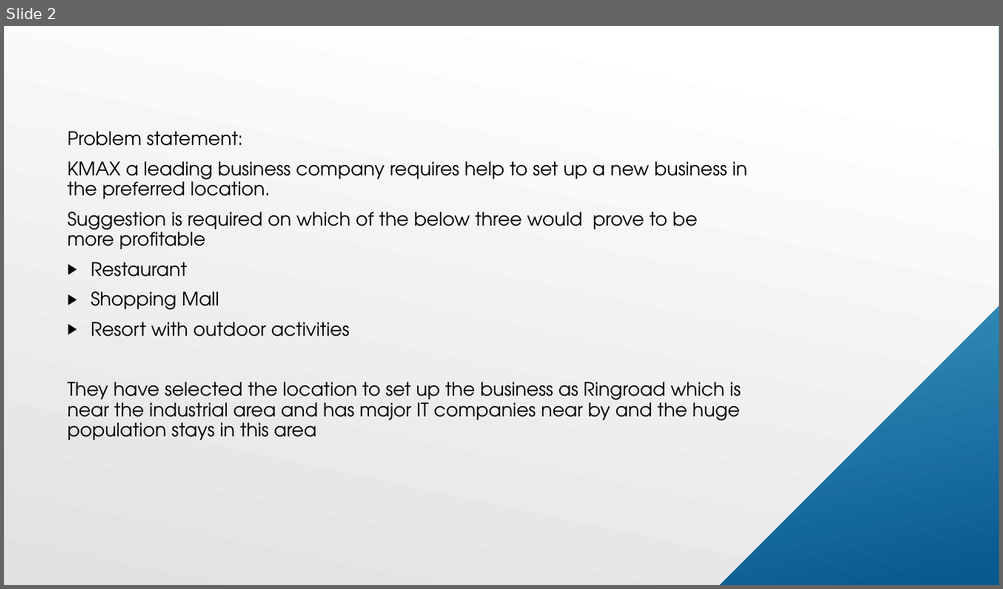
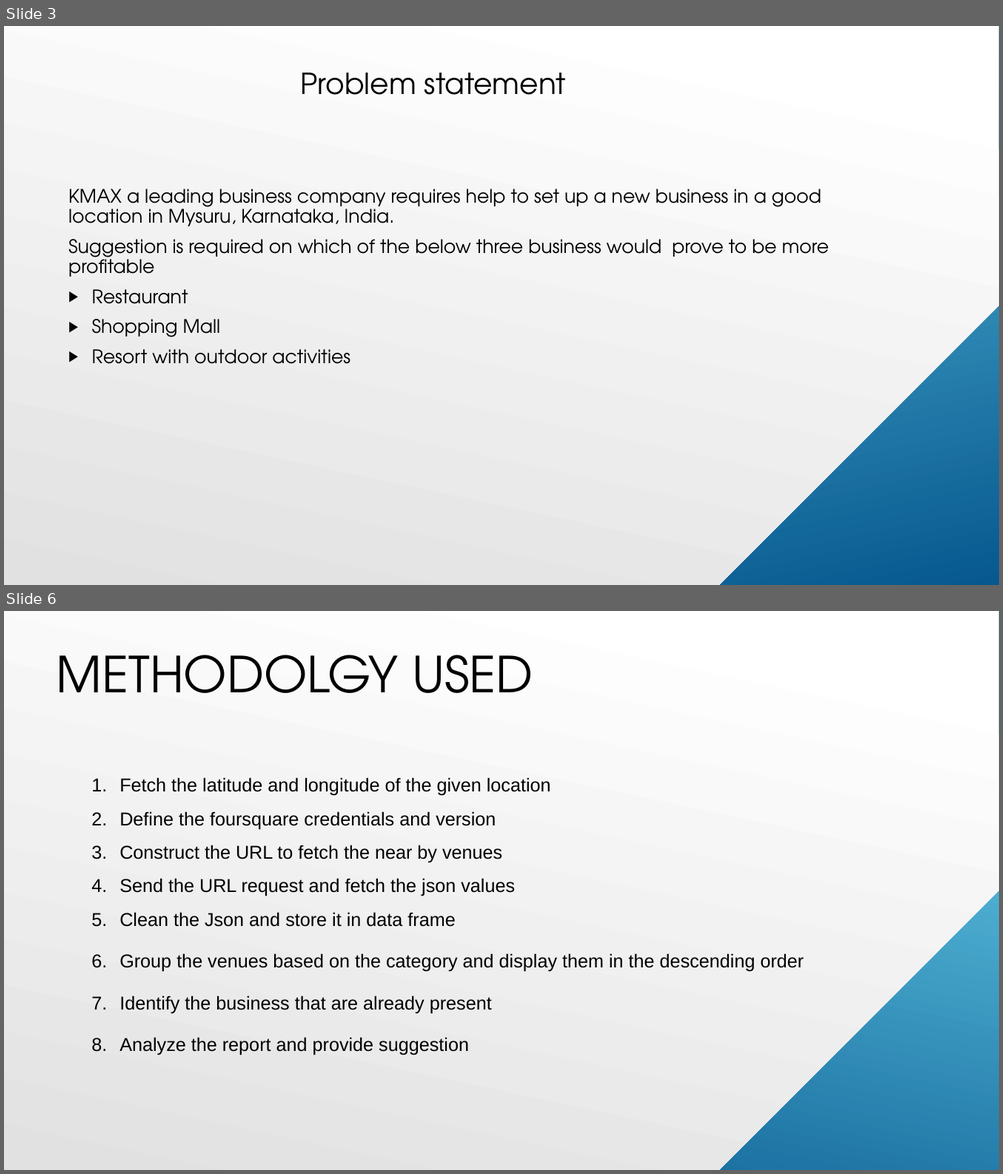
Before and after one commit to kaarthikha/Learn, a slide deck: Predict THE PROJECT.pptx. Shown one above the other, each under a label of ours: slide 2 before the commit, slides 3 and 6 after it; the slides between them are not shown. The pictures are 1003x589 and 1003x1174 pixels, drawn with LibreOffice and Linux fonts; fonts in the diff are those of the drawing. Boxes give left, top, right and bottom in pixels: in the first picture for what was removed or moved away, otherwise in the second. Text is boxed around its words. In the diff, an @@ line names an element or a change of style, - is before the commit and + after.

```diff
--- a/Predict THE PROJECT.pptx
+++ b/Predict THE PROJECT.pptx
@@ slide 6 added at bbox=[4, 611, 999, 1170], background gradient #FFFFFF to #E1E1E1; not listed: 5 template elements that a slide beside it also shows @@
@@ rectangle added at bbox=[4, 611, 999, 1170], fill gradient #6ED2EB to #06588E @@
@@ snip rect added at bbox=[4, 611, 999, 1170], fill gradient #FFFFFF to #E1E1E1 @@
@@ line added from (999, 618) to (503, 1115), #000000 1 pt @@
@@ line added from (999, 629) to (595, 1034), #000000 1 pt @@
@@ line added from (999, 614) to (603, 1009), #000000 2.5 pt @@
@@ line added from (986, 612) to (675, 923), #000000 1 pt @@
@@ text added at bbox=[57, 655, 532, 693], 48 pt, text #000000 @@
+METHODOLGY USED
@@ line added from (999, 661) to (644, 1015), #000000 2.5 pt @@
@@ text added at bbox=[119, 777, 804, 1056], 18 pt, text #000000 @@
+1. Fetch the latitude and longitude of the given location
+2. Define the foursquare credentials and version
+3. Construct the URL to fetch the near by venues
+4. Send the URL request and fetch the json values
+5. Clean the Json and store it in data frame
+6. Group the venues based on the category and display them in the descending order
+7. Identify the business that are already present
+8. Analyze the report and provide suggestion
@@ what was slide 2 is now slide 3 @@
@@ slide 3 changed as well @@
@@ text "KMAX a leading business company ...": place and size @@
-text "KMAX a leading business company ..." at bbox=[68, 131, 747, 440]
+text "KMAX a leading business company ..." at bbox=[68, 189, 828, 364]
@@ text added at bbox=[301, 73, 566, 95], 28 pt, text #000000 @@
+Problem statement
@@ text at bbox=[68, 189, 828, 277]: text changed @@
-Problem statement:
-KMAX a leading business company requires help to set up a new business in the preferred location.
-Suggestion is required on which of the below three would prove to be more profitable
+KMAX a leading business company requires help to set up a new business in a good location in Mysuru, Karnataka, India.
+Suggestion is required on which of the below three business would prove to be more profitable
@@ text at bbox=[68, 382, 740, 440]: paragraph removed @@
-They have selected the location to set up the business as Ringroad which is near the industrial area and has major IT companies near by and the huge population stays in this area
```
Also in this commit, not shown: 3 other slides changed, 8 other slides added, 3 slides removed.
